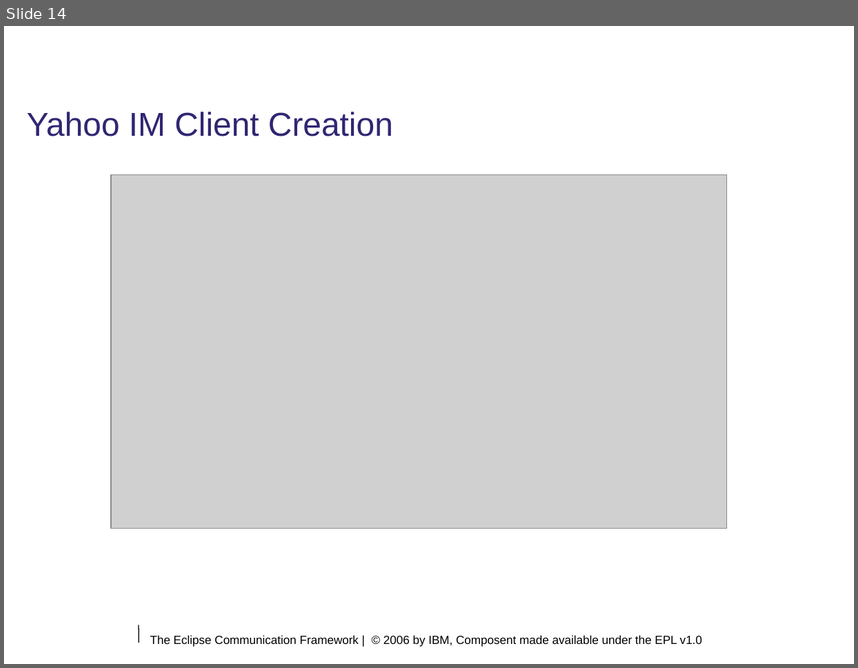
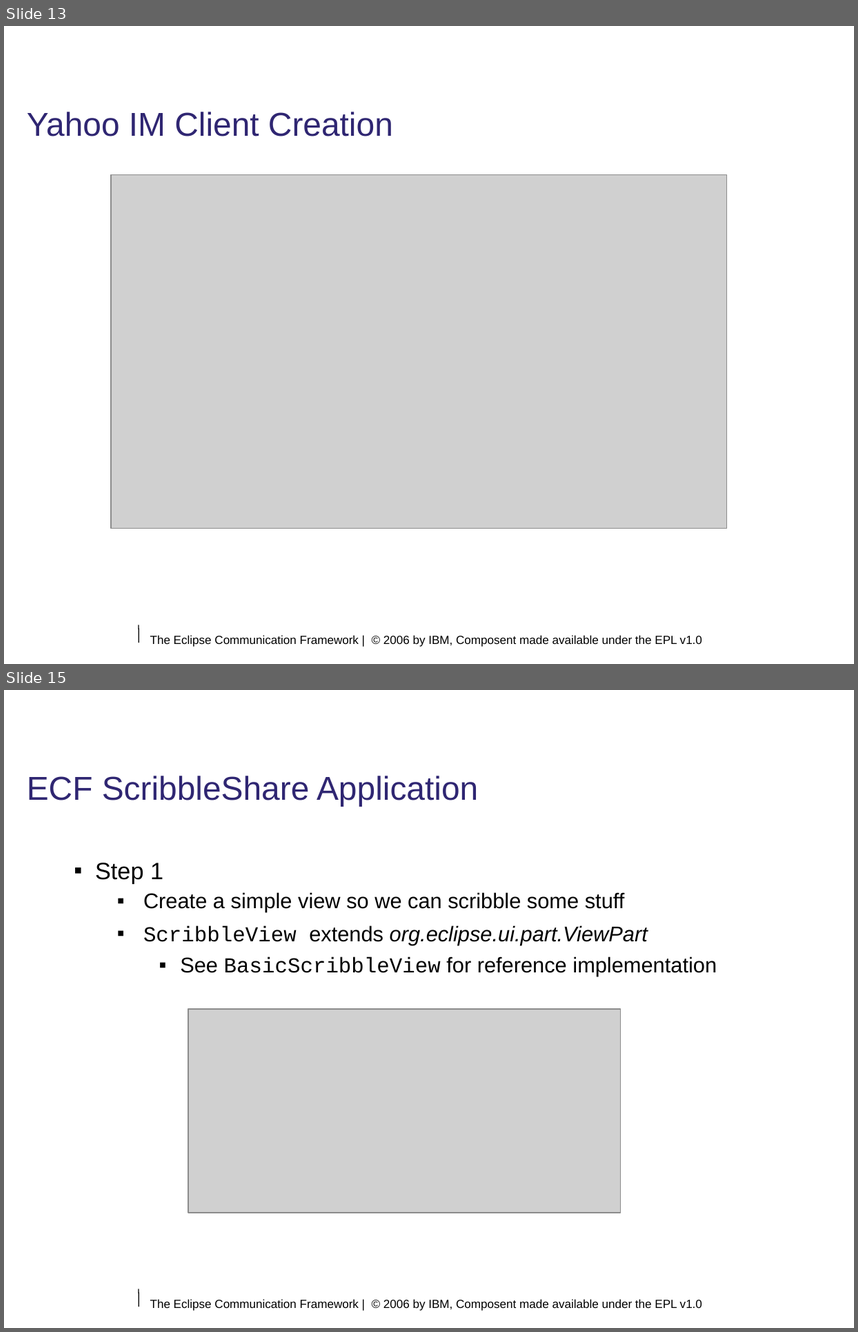
Before and after one commit to eclipse/ecf, a slide deck: doc/tutorials/EclipseCON 2006/module2.odp. Shown one above the other, each under a label of ours: slide 14 before the commit, slides 13 and 15 after it; the slides between them are not shown. The pictures are 858x668 and 858x1332 pixels, drawn with LibreOffice and Linux fonts; fonts in the diff are those of the drawing; grey boxes stand for pictures; background and template pictures are left out. Boxes give left, top, right and bottom in pixels: in the first picture for what was removed or moved away, otherwise in the second. Text is boxed around its words. In the diff, an @@ line names an element or a change of style, - is before the commit and + after.

```diff
--- a/doc/tutorials/EclipseCON 2006/module2.odp
+++ b/doc/tutorials/EclipseCON 2006/module2.odp
@@ slide 15 added at [4, 690, 854, 1328], background #FFFFFF; not listed: 2 template elements that a slide beside it also shows @@
@@ title added at [27, 776, 478, 806], 28 pt, text #2F2672 @@
+ECF ScribbleShare Application
@@ text added at [95, 862, 717, 976], 18 pt, text #000000 @@
+▪ Step 1
+  ▪ Create a simple view so we can scribble some stuff
+  ▪ ScribbleView extends org.eclipse.ui.part.ViewPart
+    ▪ See BasicScribbleView for reference implementation
@@ picture added at [188, 1009, 620, 1213] @@
@@ what was slide 14 is now slide 13 @@
```
Also in this commit, not shown: 3 slides changed, 1 slide removed, 1 other file.
